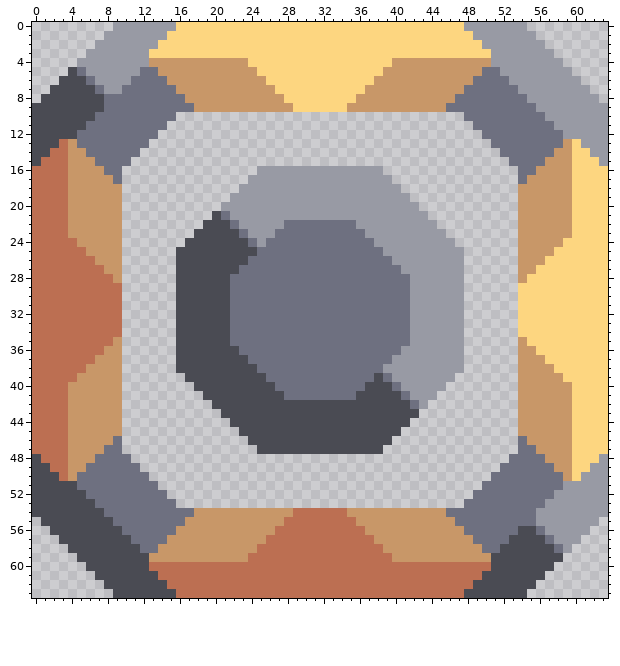
Pixel-art sprite: sprites/blocks/liquids/pump.png. Above, as it was before the edit.
The file is 64x64 pixels.
After:
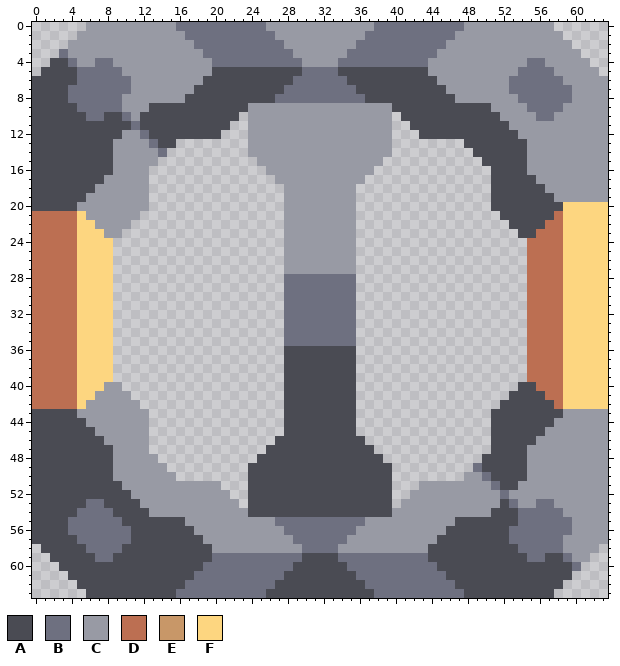
Palette (. is transparent): A #4a4b53  B #6e7080  C #989aa4  D #bc6f52  E #c89768  F #fdd680
What changed:
Changed rows in their new state; - is an unchanged pixel.
first column x 0:
 0 ------CCC-------BBBBBBBBBBCCCCCCCCCCCCBBBBBBBBBB-------CCC------
 1 -----CCC-------CCBBBBBBBBBBCCCCCCCCCCBBBBBBBBBBCC-------CCC-----
 2 ----CCC-------CCCCBBBBBBBBBBCCCCCCCCBBBBBBBBBBCCCC-------CCC----
 3 ---BCC-------CCCCCCBBBBBBBBBBCCCCCCBBBBBBBBBBCCCCCC-------CCC---
 4 --AAB--BB----CCCCCCCBBBBBBBBBBCCCCBBBBBBBBBBCCCCCCC----BB--CCC--
 5 -AAA--BBBB--CCCCCCCCAAAAAAAAAABBBBAAAAAAAAAACCCCCCCC--BBBB--CCC-
 6 AAA--B-BBBBCCCCCCCCAAAAAAAAAABBBBBBAAAAAAAAAACCCCCCCCBBBBBB--CCC
 7 AA--BBB-BB-CCCCCCCAAAAAAAAAABBBBBBBBAAAAAAAAAACCCCCCC-BBBBBB--CC
 8 A---BBBB--CCCCCCCAAAAAAAAAABBBBBBBBBBAAAAAAAAAACCCCCCC-BBBBB---C
 9 -----BBB--CCCAAAAAAAAAAACCCCCCCCCCCCCCCCAAAAAAAAAAACCCC-BBB-----
10 ------B-AA-CAAAAAAAAAAA-CCCCCCCCCCCCCCCC-AAAAAAAAAAACCCC-B------
11 ------AAAAA-AAAAAAAAAA--CCCCCCCCCCCCCCCC--AAAAAAAAAAACCCCC------
12 -----AAAAACC-AAAAAAAA---CCCCCCCCCCCCCCCC---AAAAAAAAAAACCCCC-----
13 ---AAAAAACCCCBAA--------CCCCCCCCCCCCCCCC--------AAAAAAACCCCCC---
14 --AAAAAAACCCCCB---------CCCCCCCCCCCCCCCC---------AAAAAACCCCCCC--
15 -AAAAAAAACCCCC-----------CCCCCCCCCCCCCC-----------AAAAACCCCCCCC-
16 AAAAAAAAACCCC------------.------------.------------AAAACCCCCCCCC
17 AAAAAAAACCCCC-----------...----------...-----------AAAAACCCCCCCC
18 AAAAAAACCCCCC----------.....--------.....----------AAAAAACCCCCCC
19 AAAAAACCCCCCC---------......--------......---------AAAAAAACCCCCC
20 AAAAACCCCCCCC--------.......--------.......--------AAAAAAAAF----
21 ----DFCCCCCC--------........--------........--------AAAAAADF----
22 ----DFFCCCC--------.........CCCCCCCC.........--------AAAADDF----
23 ----DFFFCC--------..........CCCCCCCC..........--------AADDDF----
24 -----FFFF.-------...........CCCCCCCC...........-------.DDDD-----
25 -----FFFF.------............CCCCCCCC............------.DDDD-----
26 -----FFFF.------............CCCCCCCC............------.DDDD-----
27 -----FFFF.------............CCCCCCCC............------.DDDD-----
28 -----FFFF.------............--------............------.DDDD-----
29 -----FFFF.------............--------............------.DDDD-----
30 -----FFFF.------............--------............------.DDDD-----
31 -----FFFF.------............--------............------.DDDD-----
32 -----FFFF.------............--------............------.DDDD-----
33 -----FFFF.------............--------............------.DDDD-----
34 -----FFFF.------............--------............------.DDDD-----
35 -----FFFF.------............--------............------.DDDD-----
36 -----FFFF.------............AAAAAAAA............------.DDDD-----
37 -----FFFF.------............AAAAAAAA............------.DDDD-----
38 -----FFFF.------............AAAAAAAA............------.DDDD-----
39 -----FFFF.-------...........AAAAAAAA...........-------.DDDD-----
40 ----DFFFCC--------..........AAAAAAAA..........--------AADDDF----
41 ----DFFCCCC--------.........AAAAAAAA.........--------AAAADDF----
42 ----DFCCCCCC--------........--------........--------AAAAAADF----
43 AAAAACCCCCCCC--------.......--------.......--------AAAAAAAACCCCC
44 AAAAAACCCCCCC---------......--------......---------AAAAAAACCCCCC
45 AAAAAAACCCCCC----------.....--------.....----------AAAAAACCCCCCC
46 AAAAAAAACCCCC-----------...----------...-----------AAAAACCCCCCCC
47 AAAAAAAAACCCC------------.------------.------------AAAACCCCCCCCC
48 -AAAAAAAACCCCC-----------AAAAAAAAAAAAAA-----------AAAAACCCCCCCC-
49 --AAAAAAACCCCCC---------AAAAAAAAAAAAAAAA---------BAAAAACCCCCCC--
50 ---AAAAAACCCCCCC--------AAAAAAAAAAAAAAAA--------CCBAAAACCCCCC---
51 -----AAAAACCCCCCCCCCC---AAAAAAAAAAAAAAAA---CCCCCCCC-AACCCCC-----
52 ------AAAAACCCCCCCCCCC--AAAAAAAAAAAAAAAA--CCCCCCCCCC-CCCCC------
53 ------B-AAAACCCCCCCCCCC-AAAAAAAAAAAAAAAA-CCCCCCCCCCCA-CC-B------
54 -----BBB-AAAACCCCCCCCCCCAAAAAAAAAAAAAAAACCCCCCCCCCCAAA--BBB-----
55 A---BBBBB-AAAAAAACCCCCCCCCCBBBBBBBBBBCCCCCCCCCCAAAAAAA--BBBB---C
56 AA--BBBBBB-AAAAAAACCCCCCCCCCBBBBBBBBCCCCCCCCCCAAAAAAA-BB-BBB--CC
57 AAA--BBBBBBAAAAAAAACCCCCCCCCCBBBBBBCCCCCCCCCCAAAAAAAABBBB-B--CCC
58 -AAA--BBBB--AAAAAAAACCCCCCCCCCBBBBCCCCCCCCCCAAAAAAAA--BBBB--CCC-
59 --AAA--BB----AAAAAAABBBBBBBBBBAAAABBBBBBBBBBAAAAAAA----BB--BCC--
60 ---AAA-------AAAAAABBBBBBBBBBAAAAAABBBBBBBBBBAAAAAA-------AAB---
61 ----AAA-------AAAABBBBBBBBBBAAAAAAAABBBBBBBBBBAAAA-------AAA----
62 -----AAA-------AABBBBBBBBBBAAAAAAAAAABBBBBBBBBBAA-------AAA-----
63 ------AAA-------BBBBBBBBBBAAAAAAAAAAAABBBBBBBBBB-------AAA------
Boxes around the changes in both pictures, in picture pixels (x1, y1, x2, y2):
changed: (32, 22, 608, 598)
